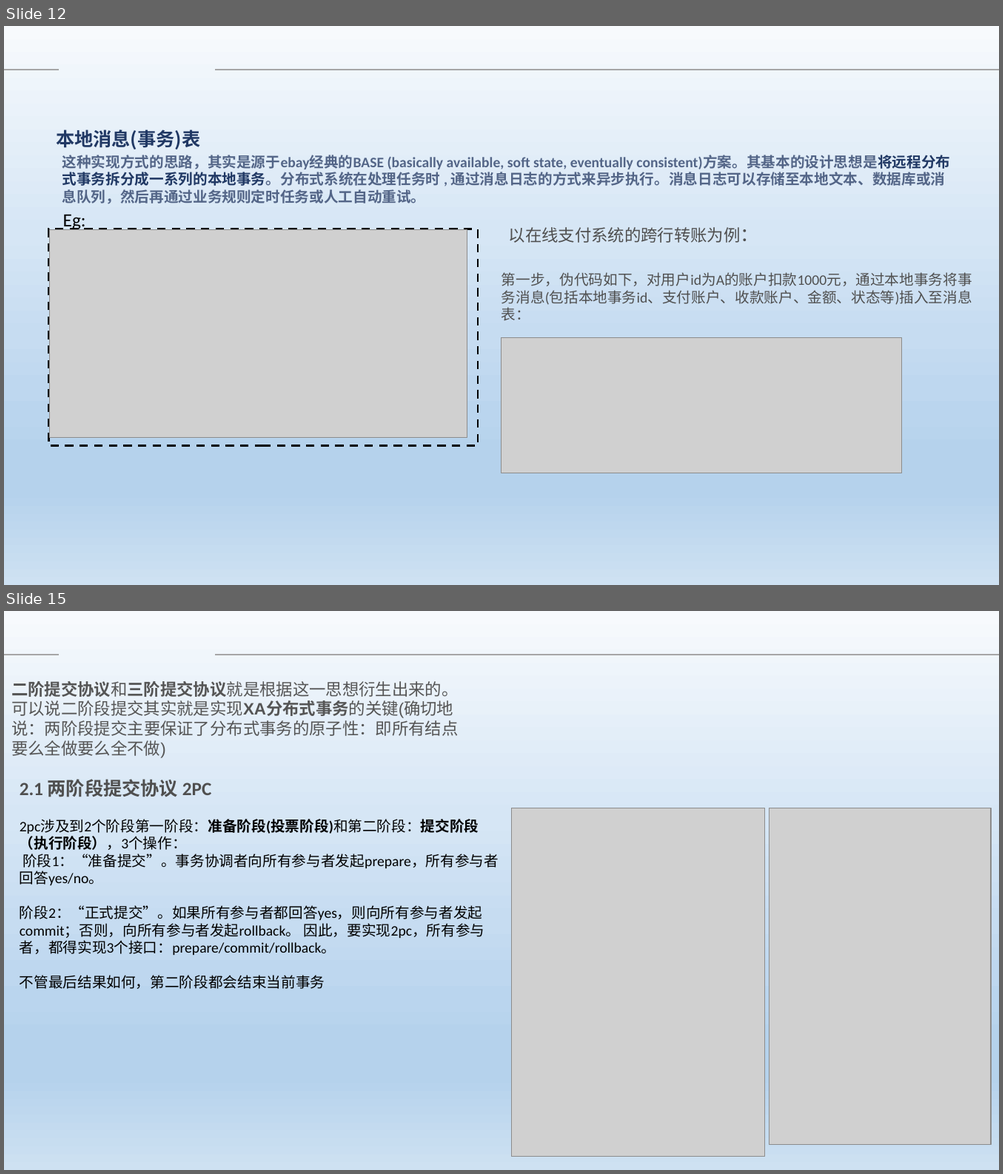
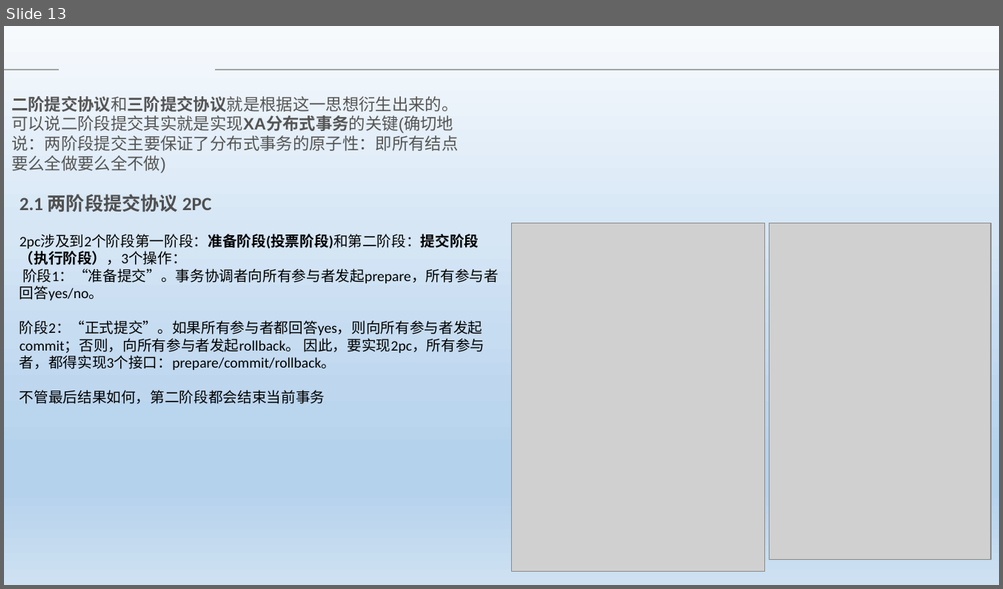
Before and after one commit to Heffie199/zhao_Note, a slide deck: 分布式事务的解决方案 .pptx. Shown one above the other, each under a label of ours: slides 12 and 15 before the commit, slide 13 after it; the slides between them are not shown. The pictures are 1003x1174 and 1003x589 pixels, drawn with LibreOffice and Linux fonts; fonts in the diff are those of the drawing; grey boxes stand for pictures; background and template pictures are left out. Boxes give left, top, right and bottom in pixels: in the first picture for what was removed or moved away, otherwise in the second. Text is boxed around its words. In the diff, an @@ line names an element or a change of style, - is before the commit and + after.

```diff
--- a/分布式事务的解决方案 .pptx
+++ b/分布式事务的解决方案 .pptx
@@ slide 12 removed at bbox=[4, 26, 999, 585], background picture (left out); not listed: 2 template elements that a slide beside it also shows @@
@@ text removed at bbox=[56, 130, 200, 150] @@
-本地消息(事务)表
@@ text removed at bbox=[62, 155, 950, 204] @@
-这种实现方式的思路，其实是源于ebay经典的BASE (basically available, soft state, eventually consistent)方案。其基本的设计思想是将远程分布式事务拆分成一系列的本地事务。分布式系统在处理任务时 , 通过消息日志的方式来异步执行。消息日志可以存储至本地文本、数据库或消息队列，然后再通过业务规则定时任务或人工自动重试。
@@ text removed at bbox=[63, 214, 86, 230] @@
-Eg:
@@ rectangle removed at bbox=[48, 229, 478, 446] @@
@@ picture removed at bbox=[50, 230, 467, 438] @@
@@ text removed at bbox=[509, 227, 740, 243] @@
-以在线支付系统的跨行转账为例：
@@ text removed at bbox=[501, 272, 972, 321] @@
-第一步，伪代码如下，对用户id为A的账户扣款1000元，通过本地事务将事务消息(包括本地事务id、支付账户、收款账户、金额、状态等)插入至消息表：
@@ picture removed at bbox=[502, 338, 902, 474] @@
@@ what was slide 15 is now slide 13 @@
```
Also in this commit, not shown: 4 slides changed, 3 slides added, 2 other slides removed.
